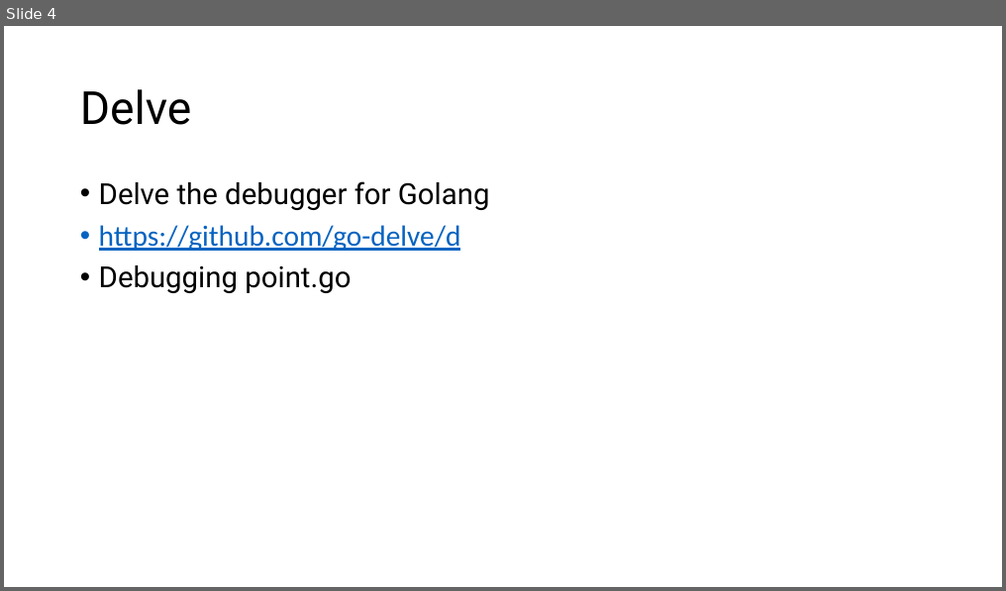
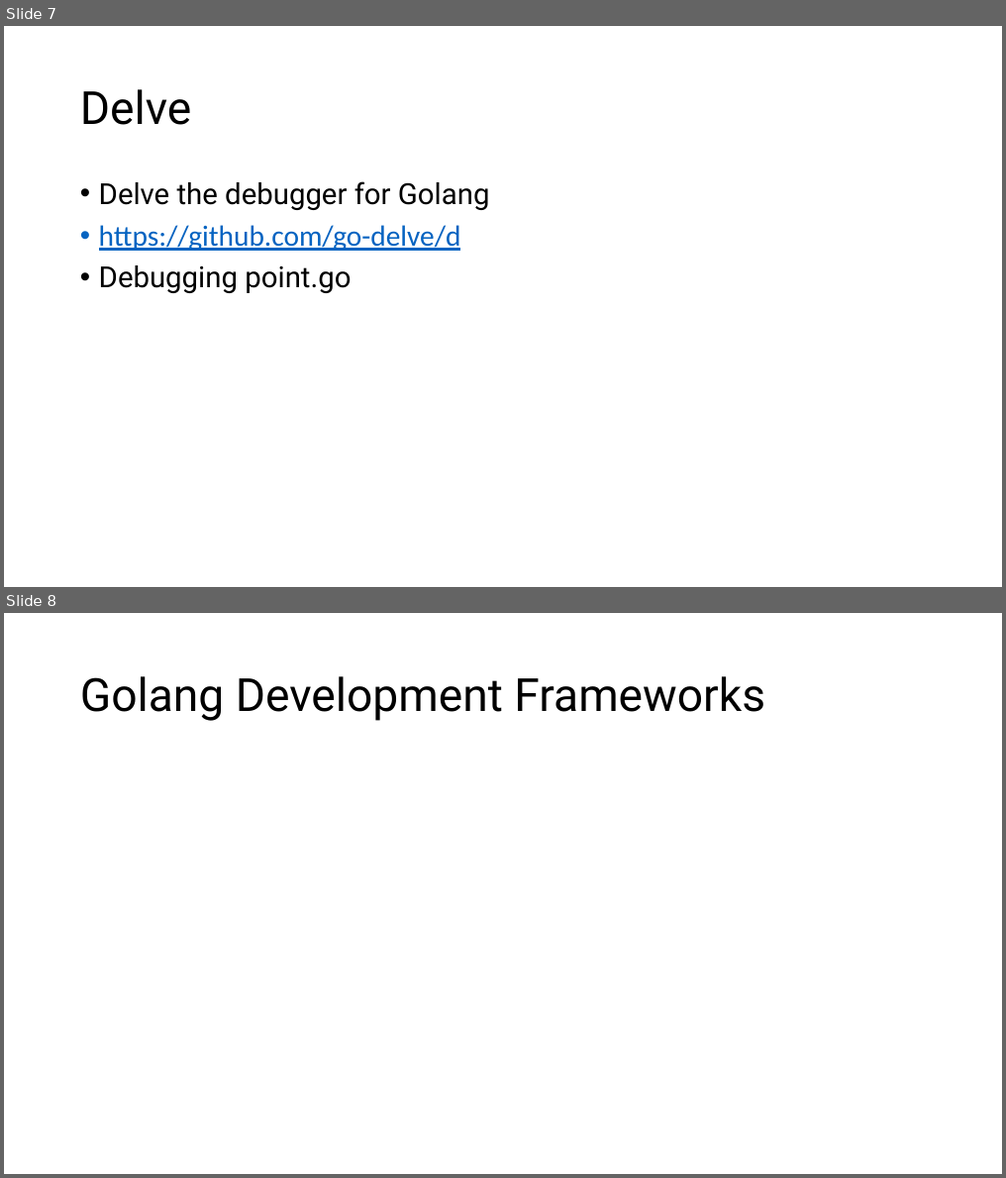
Before and after one commit to AlnaberA/golang_tutorial_projects, a slide deck: assets/powerpoints/golang2.pptx. Shown one above the other, each under a label of ours: slide 4 before the commit, slides 7 and 8 after it. The pictures are 1006x591 and 1006x1178 pixels, drawn with LibreOffice and Linux fonts; fonts in the diff are those of the drawing. Boxes give left, top, right and bottom in pixels: in the first picture for what was removed or moved away, otherwise in the second. Text is boxed around its words. In the diff, an @@ line names an element or a change of style, - is before the commit and + after.

```diff
--- a/assets/powerpoints/golang2.pptx
+++ b/assets/powerpoints/golang2.pptx
@@ slide 8 added at [4, 613, 1002, 1174], background #FFFFFF @@
@@ title added at [80, 676, 765, 721], 44 pt, text #000000 @@
+Golang Development Frameworks
@@ what was slide 4 is now slide 7 @@
```
Also in this commit, not shown: 1 slide changed, 3 other slides added, 2 slides removed, 1 other file.
